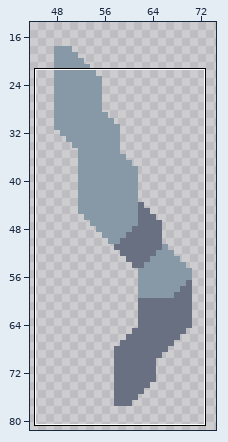
Two versions of one sprite sheet, assets/sprites/units/gyurza-blade.png. The picture above shows the old version from afar; the outline marks the close-up.
Close-up. Before:
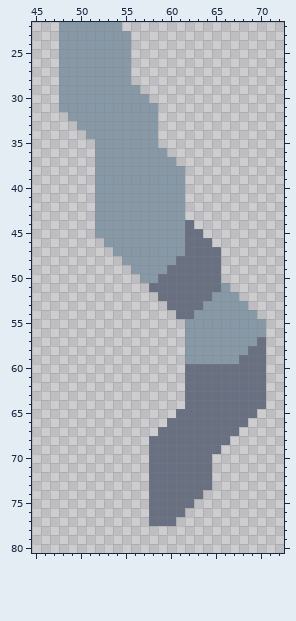
The file is 80x100 pixels. Shown: x 45..72, y 22..80. The wide view leaves out empty margins.
New version:
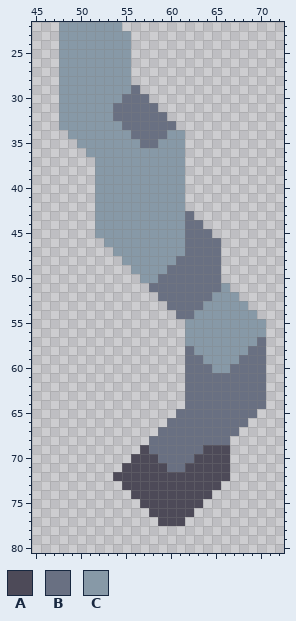
Palette (. is transparent): A #4d4a58  B #697082  C #8799a7
The edit:
Colour A now appears in row 69 at x 57 and 66; in row 70 at x 56 to 57 and 65 to 66; in row 71 at x 55 to 57 and 65 to 66; in row 72 at x 54 to 57 and 65 to 66; in row 73 at x 55 to 57 and 65; in row 74 at x 56 to 57 and 64.
Colour A now appears in row 75 at x 57 and 63; in row 76 at x 62; in row 77 at x 61.
The author changed colour B to colour A in row 69 at x 64 to 65; in row 70 at x 58 and 63 to 64; in row 71 at x 58 to 59 and 62 to 64; in rows 72 to 73 at x 58 to 64; in row 74 at x 58 to 63; in row 75 at x 58 to 62.
The author changed colour B to colour A in row 76 at x 58 to 61; in row 77 at x 59 to 60.
Colour B now appears in row 32 at x 59; in row 33 at x 59 to 60; in row 34 at x 59; in row 43 at x 62; in row 44 at x 63; in row 45 at x 64.
Colour B now appears in row 46 at x 65.
The author changed colour C to colour B in row 29 at x 56; in row 30 at x 55 to 57; in rows 31 to 32 at x 54 to 58; in row 33 at x 55 to 58; in row 34 at x 56 to 58; in row 35 at x 57 to 58.
The author changed colour C to colour B in row 58 at x 62; in row 59 at x 62 to 63.
Colour C now appears in row 32 at x 48; in row 33 at x 48 to 49; in row 34 at x 49 to 50 and 60 to 61; in row 35 at x 50 to 51 and 59 to 61; in row 36 at x 51 and 60 to 61; in row 37 at x 61.
The author changed colour B to colour C in row 60 at x 65 to 66.
The edit erases colour B in row 77 at x 58.
Changed places in both close-ups, as pixel boxes (x1, y1, x2, y2):
changed: (59, 85, 185, 166)
added: (185, 211, 221, 247)
changed: (185, 346, 230, 373)
changed: (113, 445, 230, 526)
